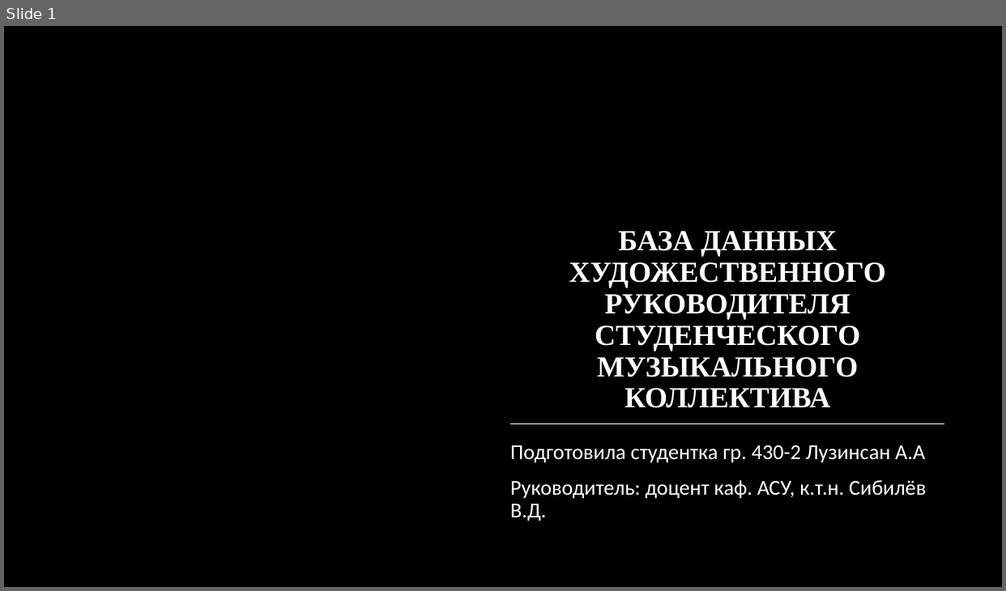
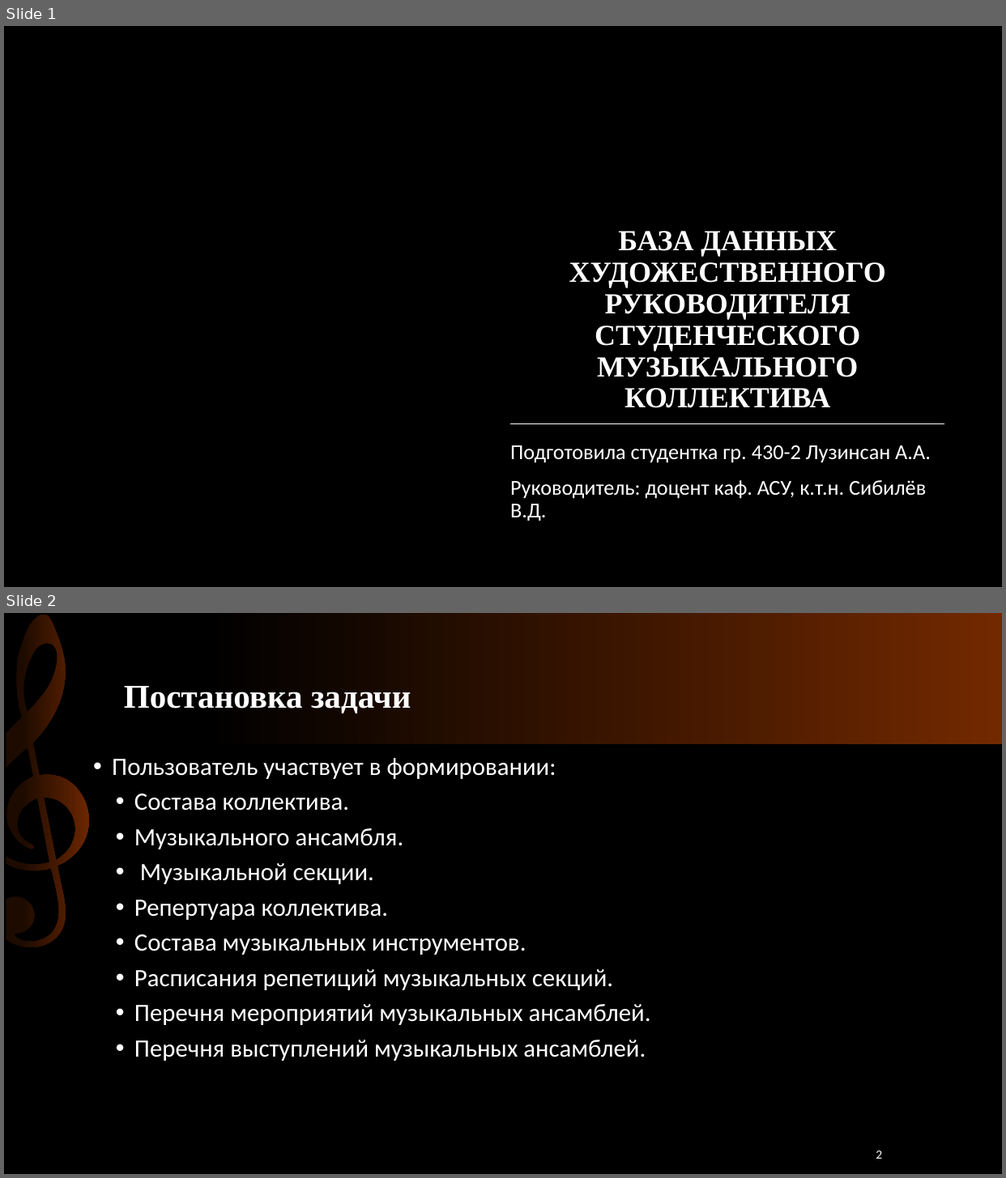
Before and after one commit to Luzinsan/tusur, a slide deck: 3_курс/6_semester/Базы_Данных/Курсовая/Защита.pptx. Shown one above the other, each under a label of ours: slide 1 before the commit, slides 1 and 2 after it. The pictures are 1006x591 and 1006x1178 pixels, drawn with LibreOffice and Linux fonts; fonts in the diff are those of the drawing; background and template pictures are left out. Boxes give left, top, right and bottom in pixels: in the first picture for what was removed or moved away, otherwise in the second. Text is boxed around its words. In the diff, an @@ line names an element or a change of style, - is before the commit and + after.

```diff
--- a/3_курс/6_semester/Базы_Данных/Курсовая/Защита.pptx
+++ b/3_курс/6_semester/Базы_Данных/Курсовая/Защита.pptx
@@ slide 2 added at (x1=4, y1=613, x2=1002, y2=1174), background #000000 @@
@@ rectangle added at (x1=4, y1=613, x2=1002, y2=744), fill gradient #000000 to #722900 @@
@@ freeform shape added at (x1=4, y1=613, x2=96, y2=950), fill gradient #1E0B00 to #722900 @@
@@ title added at (x1=124, y1=686, x2=411, y2=713), 32 pt, text #FFFFFF, bold @@
+Постановка задачи
@@ text added at (x1=112, y1=758, x2=651, y2=1061), 24 pt, text #FFFFFF @@
+• Пользователь участвует в формировании:
+  • Состава коллектива.
+  • Музыкального ансамбля.
+  • Музыкальной секции.
+  • Репертуара коллектива.
+  • Состава музыкальных инструментов.
+  • Расписания репетиций музыкальных секций.
+  • Перечня мероприятий музыкальных ансамблей.
+  • Перечня выступлений музыкальных ансамблей.
@@ page number added at (x1=876, y1=1151, x2=882, y2=1159), 12 pt, text #FFFFFF @@
+2
@@ slide 1 changed as well @@
@@ subtitle at (x1=510, y1=446, x2=931, y2=463): text changed @@
-Подготовила студентка гр. 430-2 Лузинсан А.А
+Подготовила студентка гр. 430-2 Лузинсан А.А.
```
Also in this commit, not shown: 1 other slide changed, 5 other slides added, 5 slides removed.
